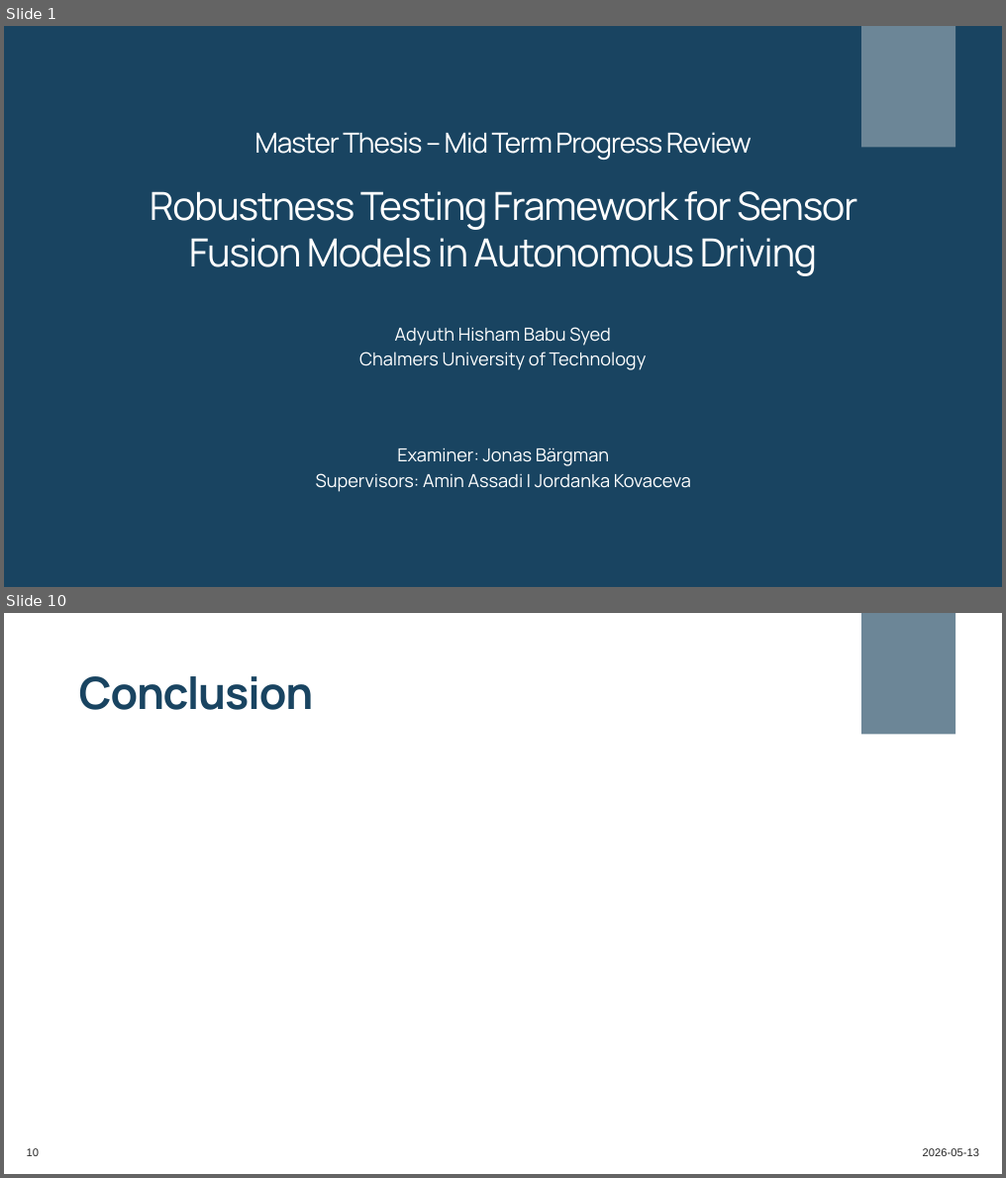
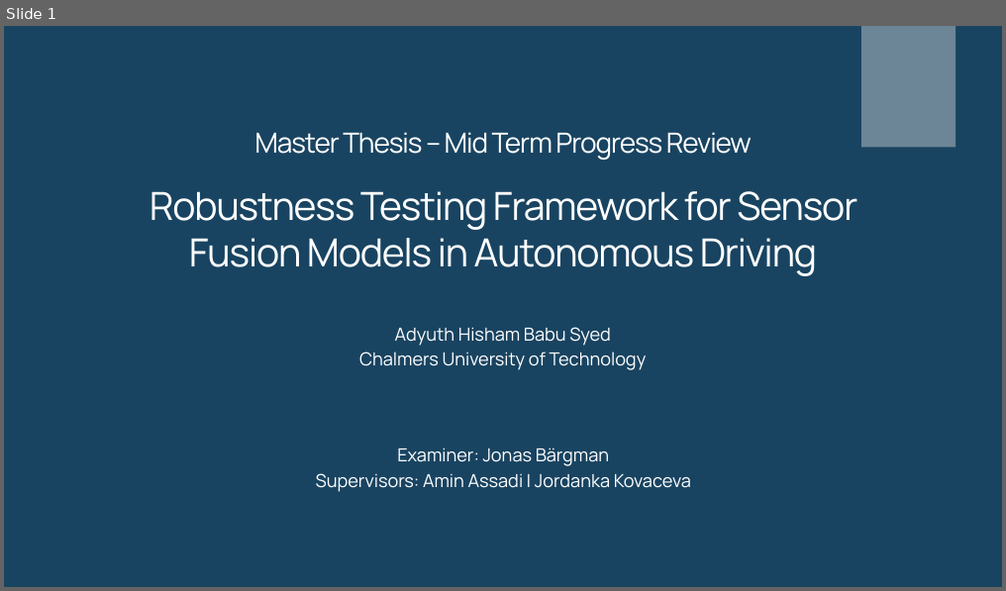
Before and after one commit to AdyuthHisham/Robustness-of-ASF, a slide deck: obsidianVault/MidTerm_Presentation.pptx. Shown one above the other, each under a label of ours: slides 1 and 10 before the commit, slide 1 after it; the slides between them are not shown. The pictures are 1006x1178 and 1006x591 pixels, drawn with LibreOffice and Linux fonts; fonts in the diff are those of the drawing; background and template pictures are left out. Boxes give left, top, right and bottom in pixels: in the first picture for what was removed or moved away, otherwise in the second. Text is boxed around its words. In the diff, an @@ line names an element or a change of style, - is before the commit and + after.

```diff
--- a/obsidianVault/MidTerm_Presentation.pptx
+++ b/obsidianVault/MidTerm_Presentation.pptx
@@ slide 10 removed at (x1=4, y1=613, x2=1002, y2=1174), background #FFFFFF; not listed: 1 template element that a slide beside it also shows @@
@@ title removed at (x1=79, y1=676, x2=314, y2=710) @@
-Conclusion
@@ page number removed at (x1=27, y1=1149, x2=39, y2=1157) @@
-10
@@ text removed at (x1=923, y1=1149, x2=979, y2=1157) @@
-2026-05-13
```
Also in this commit, not shown: 9 slides changed, 1 slide added, 1 other slide removed, 24 other files.
